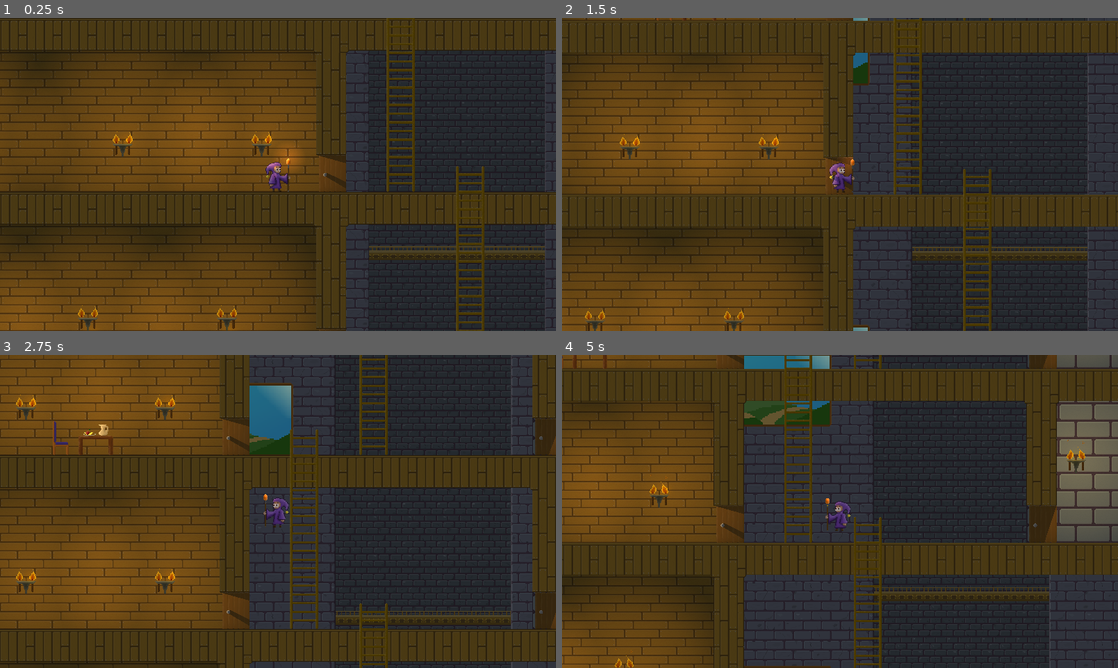
Above: before the commit, frames 1-4 (two rows, left to right).
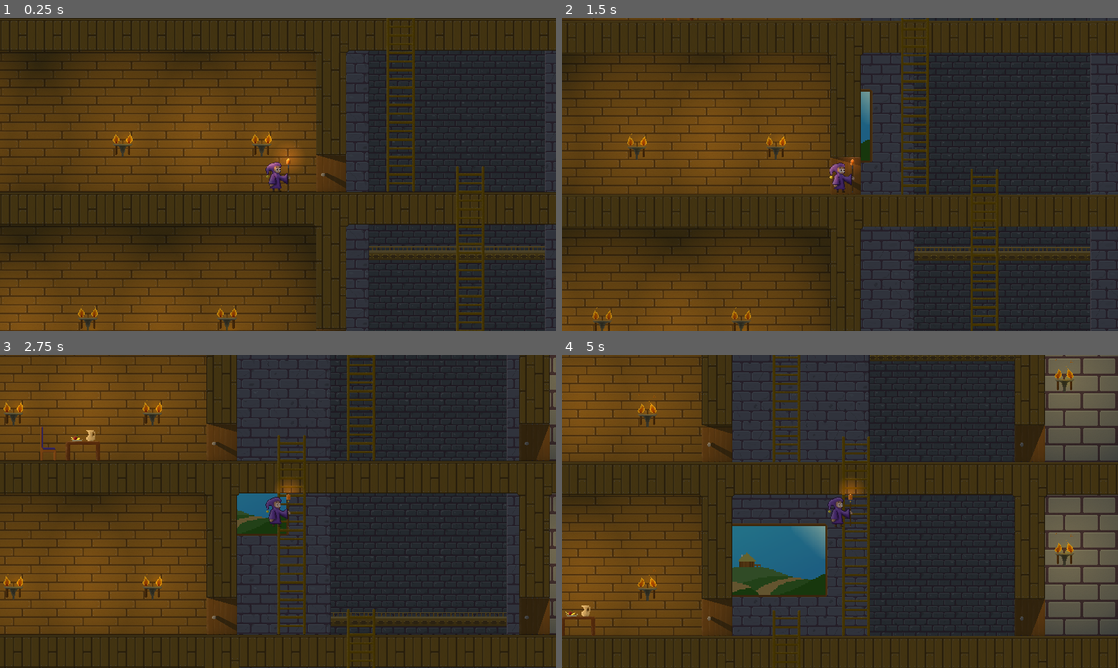
Above: after the commit, the same moments.

Repository: G-Milzink/LittleWizard
Game: Godot game, scene res://main.tscn
The game is run twice, just before and just after one commit, with the same random seed, the same clock (stepped at 60 frames per second) and the same inputs. The engine's default icon, where the game draws it, is replaced by a stand-in: a white triangle on a blue panel in a dark square.
Inputs:
- Up to frame 1 (0.25 s): no input
- Up to frame 2 (1.5 s): tap Enter at 0.5 s; hold W (jump) 0.53-1.28 s; hold D (move_right) from 0.53 s (still down); tap W (jump) at 1.35 s
- Up to frame 3 (2.75 s): tap W (jump) at 1.52, 1.82 s; release D (move_right) at 2.03 s; hold A (move_left) from 2.03 s (still down); hold W (jump) from 2.03 s (still down)
- Up to frame 4 (5 s): release A (move_left) at 2.78 s; release W (jump) at 2.78 s; hold D (move_right) 2.78-4.28 s; tap W (jump) at 2.85, 3.02, 3.32, 4.35, 4.52, 4.82 s; hold W (jump) 3.53-4.28 s; hold A (move_left) from 4.28 s (still down)

The runs differ from the first frame. In frame 1, less than 0.1% of the frame differs, in the area x 56-61%, y 43-100%; in frame 2, 11%; in frame 3, 31%; in frame 4, 59%, in the area x 0-100%, y 0-100%.

Commit message:
add icon display system to ladder system

Diff:
--- a/autoload/globals.tscn
+++ b/autoload/globals.tscn
@@ -4,4 +4,4 @@
 
 [node name="Globals" type="Node"]
 script = ExtResource("1_xvy7o")
-player_jump_velocity = -335
+player_jump_velocity = -365
--- a/player.gd
+++ b/player.gd
@@ -37,6 +37,7 @@
 		elif direction > 0:
 			sprite_player_body.set_flip_h(false)
 			staff_light.position.x = 20
+	else: velocity.x = 0
 
 func _handleClimbing(delta):
 	var climb_direction = 0
--- a/player.tscn
+++ b/player.tscn
@@ -20,7 +20,7 @@
 [node name="Player" type="CharacterBody2D"]
 texture_filter = 1
 position = Vector2(512, 288)
-collision_layer = 3
+collision_layer = 7
 script = ExtResource("1_j62bo")
 
 [node name="CollisionPolygon2D" type="CollisionPolygon2D" parent="."]
--- a/project.godot
+++ b/project.godot
@@ -64,6 +64,7 @@
 
 2d_physics/layer_1="world"
 2d_physics/layer_2="trigger"
+2d_physics/layer_3="icon_trigger"
 
 [rendering]
 
--- a/scenes/maps/wiz_school.tscn
+++ b/scenes/maps/wiz_school.tscn
@@ -6,6 +6,7 @@
 [ext_resource type="Texture2D" uid="uid://twxhqhrqm441" path="res://0_PNG/paralax/WizardingSchool/Wiz_School_MG.png" id="3_kltpf"]
 [ext_resource type="PackedScene" uid="uid://div1mvca40imv" path="res://player_camera.tscn" id="4_c2y1e"]
 [ext_resource type="Texture2D" uid="uid://cjwbib5u7v05y" path="res://0_PNG/paralax/WizardingSchool/Wiz_School_WalkWay.png" id="4_gtj3k"]
+[ext_resource type="Texture2D" uid="uid://b5b4yfyf4pw6r" path="res://0_PNG/paralax/WizardingSchool/Wiz_School_MG_painting_01.png" id="6_uk65u"]
 [ext_resource type="PackedScene" uid="uid://ct4e7prkjsq5v" path="res://triggers/ladder_trigger.tscn" id="7_ig5l7"]
 
 [sub_resource type="Gradient" id="Gradient_ywcu8"]
@@ -223,6 +224,15 @@
 texture = SubResource("GradientTexture2D_7v8kv")
 texture_scale = 10.06
 
+[node name="PointLight2D27" type="PointLight2D" parent="Lighting"]
+texture_filter = 1
+position = Vector2(983, 263)
+scale = Vector2(0.0634047, 0.0571921)
+energy = 1.44
+shadow_enabled = true
+texture = SubResource("GradientTexture2D_7v8kv")
+texture_scale = 10.06
+
 [node name="PointLight2D26" type="PointLight2D" parent="Lighting"]
 texture_filter = 1
 position = Vector2(-1066, -54.0001)
@@ -278,7 +288,7 @@
 format = 2
 layer_0/name = "Wall"
 layer_0/z_index = -2
-layer_0/tile_data = PackedInt32Array(-1, 65536, 1, -65537, 6 …(14473 unchanged characters)… 2687002, 0, 1, -2752538, 0, 1, -983047, 65536, 1, -1048583, 65536, 1, -1114119, 65536, 1, -1179655, 65536, 1, -1245191, 65536, 1, -1310727, 65536, 1, -1376263, 65536, 1, -1441799, 65536, 1, -1507335, 65536, 1, -1572871, 65536, 1, -1638407, 65536, 1, -1703943, 65536, 1, -1769479, 65536, 1, -1835015, 65536, 1, -1900551, 65536, 1, -1966087, 65536, 1, -2031623, 131072, 1, -2097159, 6553 …(24189 unchanged characters)…
+layer_0/tile_data = PackedInt32Array(-1, 65536, 1, -65537, 6 …(14473 unchanged characters)… 2687002, 0, 1, -2752538, 0, 1, -983047, 131072, 1, -1048583, 131072, 1, -1114119, 131072, 1, -1179655, 131072, 1, -1245191, 131072, 1, -1310727, 131072, 1, -1376263, 131072, 1, -1441799, 131072, 1, -1507335, 131072, 1, -1572871, 131072, 1, -1638407, 131072, 1, -1703943, 131072, 1, -1769479, 131072, 1, -1835015, 131072, 1, -1900551, 131072, 1, -1966087, 131072, 1, -2031623, 131072, 1, -2097159, 6553 …(24189 unchanged characters)…
 layer_1/name = "Back_assets"
 layer_1/enabled = true
 layer_1/modulate = Color(1, 1, 1, 1)
@@ -335,10 +345,19 @@
 texture = ExtResource("3_kltpf")
 centered = false
 
+[node name="MidWall_painting_01" type="ParallaxLayer" parent="ParallaxBackground"]
+motion_scale = Vector2(0.35, 0.35)
+motion_offset = Vector2(0, -64)
+motion_mirroring = Vector2(1024, 0)
+
+[node name="Sprite2D" type="Sprite2D" parent="ParallaxBackground/MidWall_painting_01"]
+texture = ExtResource("6_uk65u")
+centered = false
+
 [node name="Camera" parent="." instance=ExtResource("4_c2y1e")]
 
 [node name="CanvasModulate" type="CanvasModulate" parent="."]
-color = Color(0.807843, 0.807843, 0.807843, 1)
+color = Color(0.72549, 0.72549, 0.72549, 1)
 
 [node name="Triggers" type="Node2D" parent="."]
 
--- a/scripts/ladder_trigger.gd
+++ b/scripts/ladder_trigger.gd
@@ -5,14 +5,28 @@
 @export var DOWN_area_y_scale = 1.0
 @export var DOWN_area_y_offset = 0
 
+
 @onready var up_area = $Up_Area
 @onready var down_area = $Down_Area
+@onready var icon_area_down = $Icon_Area_Down
+
+@onready var up_arrow = $Icon_Area_Up/Up_Arrow
+@onready var down_arrow = $Icon_Area_Down/Down_Arrow
+
+@onready var animation_player = $AnimationPlayer
+
 
 func _ready():
+	up_arrow.visible = false
+	down_arrow.visible = false
+	icon_area_down.position.y = (UP_area_y_scale * -64) - 16
+
 	up_area.scale.y = UP_area_y_scale
 	up_area.position.y = UP_area_y_offset
 	down_area.scale.y = DOWN_area_y_scale
 	down_area.position.y = DOWN_area_y_offset
+
+
 
 func _on_up_area_body_entered(body):
 	_Globals.can_climb_up = true
@@ -27,3 +41,24 @@
 func _on_down_area_body_exited(body):
 	_Globals.can_climb_down = false
 	_Globals.is_climbing = false
+
+func _on_icon_area_up_body_entered(body):
+	up_arrow.visible = true
+	if !animation_player.is_playing():
+		print("up?")
+		animation_player.play("up_arrow_bobbing")
+
+func _on_icon_area_up_body_exited(body):
+	up_arrow.visible = false
+	if animation_player.is_playing():
+		animation_player.stop()
+
+func _on_icon_area_down_body_entered(body):
+	down_arrow.visible = true
+	if !animation_player.is_playing():
+		animation_player.play("down_arrow_bobbing")
+
+func _on_icon_area_down_body_exited(body):
+	down_arrow.visible = false
+	if animation_player.is_playing():
+		animation_player.stop()
--- a/triggers/ladder_trigger.tscn
+++ b/triggers/ladder_trigger.tscn
@@ -1,9 +1,82 @@
-[gd_scene load_steps=3 format=3 uid="uid://ct4e7prkjsq5v"]
+[gd_scene load_steps=10 format=3 uid="uid://ct4e7prkjsq5v"]
 
 [ext_resource type="Script" path="res://scripts/ladder_trigger.gd" id="1_346ox"]
+[ext_resource type="Texture2D" uid="uid://v1dunr0eean1" path="res://icon.svg" id="2_ht7dk"]
 
 [sub_resource type="RectangleShape2D" id="RectangleShape2D_s4447"]
 size = Vector2(24, 64)
+
+[sub_resource type="RectangleShape2D" id="RectangleShape2D_5dqc4"]
+size = Vector2(20, 10)
+
+[sub_resource type="RectangleShape2D" id="RectangleShape2D_niy3f"]
+size = Vector2(20, 10)
+
+[sub_resource type="Animation" id="Animation_1pdxo"]
+resource_name = "up_arrow_bobbing"
+loop_mode = 1
+tracks/0/type = "value"
+tracks/0/imported = false
+tracks/0/enabled = true
+tracks/0/path = NodePath("Icon_Area_Down/Down_Arrow:position")
+tracks/0/interp = 1
+tracks/0/loop_wrap = true
+tracks/0/keys = {
+"times": PackedFloat32Array(0, 0.5, 1),
+"transitions": PackedFloat32Array(1, 1, 1),
+"update": 0,
+"values": [Vector2(0, -96), Vector2(0, -102), Vector2(0, -96)]
+}
+
+[sub_resource type="Animation" id="Animation_t6wl0"]
+length = 0.001
+tracks/0/type = "value"
+tracks/0/imported = false
+tracks/0/enabled = true
+tracks/0/path = NodePath("Icon_Area_Down/Down_Arrow:position")
+tracks/0/interp = 1
+tracks/0/loop_wrap = true
+tracks/0/keys = {
+"times": PackedFloat32Array(0),
+"transitions": PackedFloat32Array(1),
+"update": 0,
+"values": [Vector2(0, -96)]
+}
+tracks/1/type = "value"
+tracks/1/imported = false
+tracks/1/enabled = true
+tracks/1/path = NodePath("Icon_Area_Up/Up_Arrow:position")
+tracks/1/interp = 1
+tracks/1/loop_wrap = true
+tracks/1/keys = {
+"times": PackedFloat32Array(0),
+"transitions": PackedFloat32Array(1),
+"update": 0,
+"values": [Vector2(0, -96)]
+}
+
+[sub_resource type="Animation" id="Animation_ahso0"]
+resource_name = "down_arrow_bobbing"
+loop_mode = 1
+tracks/0/type = "value"
+tracks/0/imported = false
+tracks/0/enabled = true
+tracks/0/path = NodePath("Icon_Area_Up/Up_Arrow:position")
+tracks/0/interp = 1
+tracks/0/loop_wrap = true
+tracks/0/keys = {
+"times": PackedFloat32Array(0, 0.5, 1),
+"transitions": PackedFloat32Array(1, 1, 1),
+"update": 0,
+"values": [Vector2(0, -96), Vector2(0, -90), Vector2(0, -96)]
+}
+
+[sub_resource type="AnimationLibrary" id="AnimationLibrary_o430u"]
+_data = {
+"RESET": SubResource("Animation_t6wl0"),
+"down_arrow_bobbing": SubResource("Animation_ahso0"),
+"up_arrow_bobbing": SubResource("Animation_1pdxo")
+}
 
 [node name="LadderTrigger" type="Node2D"]
 script = ExtResource("1_346ox")
@@ -24,7 +97,41 @@
 position = Vector2(0, -32)
 shape = SubResource("RectangleShape2D_s4447")
 
+[node name="Icon_Area_Up" type="Area2D" parent="."]
+collision_layer = 0
+collision_mask = 4
+
+[node name="CollisionShape2D" type="CollisionShape2D" parent="Icon_Area_Up"]
+shape = SubResource("RectangleShape2D_5dqc4")
+
+[node name="Up_Arrow" type="Sprite2D" parent="Icon_Area_Up"]
+position = Vector2(0, -96)
+scale = Vector2(0.101563, 0.101563)
+texture = ExtResource("2_ht7dk")
+
+[node name="Icon_Area_Down" type="Area2D" parent="."]
+collision_layer = 0
+collision_mask = 4
+
+[node name="CollisionShape2D" type="CollisionShape2D" parent="Icon_Area_Down"]
+position = Vector2(0, -5)
+shape = SubResource("RectangleShape2D_niy3f")
+
+[node name="Down_Arrow" type="Sprite2D" parent="Icon_Area_Down"]
+position = Vector2(0, -96)
+scale = Vector2(0.101563, 0.101563)
+texture = ExtResource("2_ht7dk")
+
+[node name="AnimationPlayer" type="AnimationPlayer" parent="."]
+libraries = {
+"": SubResource("AnimationLibrary_o430u")
+}
+
 [connection signal="body_entered" from="Up_Area" to="." method="_on_up_area_body_entered"]
 [connection signal="body_exited" from="Up_Area" to="." method="_on_up_area_body_exited"]
 [connection signal="body_entered" from="Down_Area" to="." method="_on_down_area_body_entered"]
 [connection signal="body_exited" from="Down_Area" to="." method="_on_down_area_body_exited"]
+[connection signal="body_entered" from="Icon_Area_Up" to="." method="_on_icon_area_up_body_entered"]
+[connection signal="body_exited" from="Icon_Area_Up" to="." method="_on_icon_area_up_body_exited"]
+[connection signal="body_entered" from="Icon_Area_Down" to="." method="_on_icon_area_down_body_entered"]
+[connection signal="body_exited" from="Icon_Area_Down" to="." method="_on_icon_area_down_body_exited"]
Binary file changed: 0_ASESPRITE/Wiz_School_BG.ase
Binary file changed: 0_ASESPRITE/WizardingSchool.ase
Binary file changed: 0_PNG/paralax/WizardingSchool/Wiz_School_MG.png
Binary file added: 0_PNG/paralax/WizardingSchool/Wiz_School_MG_painting_01.png
Not shown, added: 0_PNG/paralax/WizardingSchool/Wiz_School_MG_painting_01.png.import
Binary file changed: 0_PNG/tilesets/WizardingSchool_assets_back.png
Not shown: 1 places in scenes/maps/wiz_school.tscn that only renumber resources
